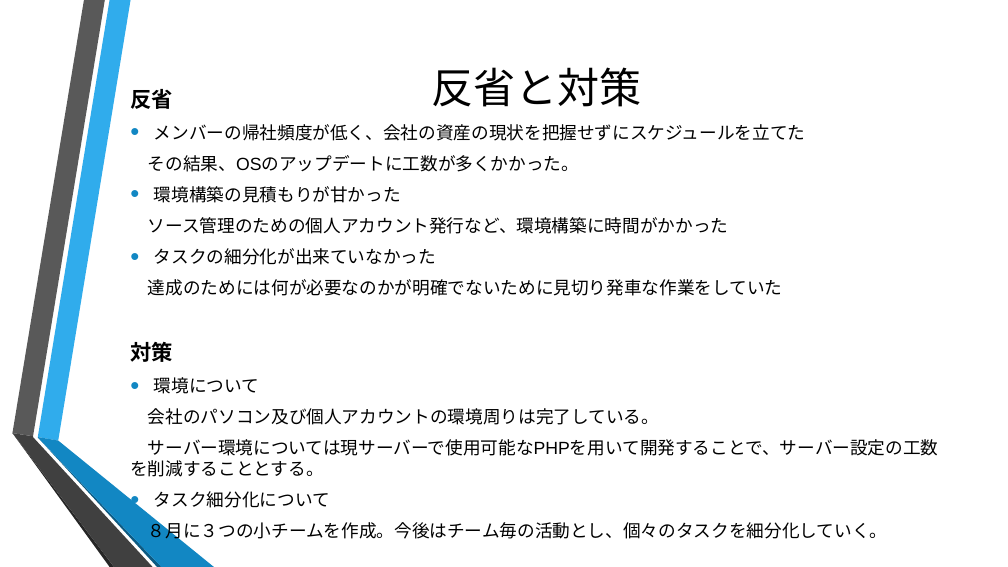
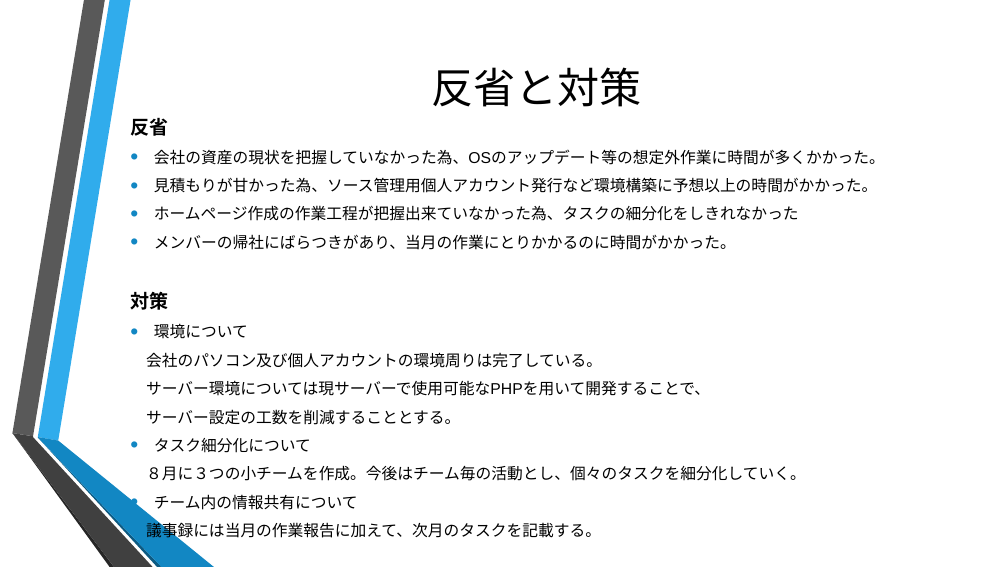
Before and after one commit to aimProjects/home-page-top, a slide deck: slide 7 of ２０１８年サイトリニューアル発表.pptx (slide 8 before the commit). Drawn at 1008x567 pixels with LibreOffice and Linux fonts; fonts in the diff are those of the drawing; background and template pictures are left out. Boxes give left, top, right and bottom in pixels: in the first picture for what was removed or moved away, otherwise in the second. Text is boxed around its words. In the diff, an @@ line names an element or a change of style, - is before the commit and + after.

```diff
--- a/２０１８年サイトリニューアル発表.pptx
+++ b/２０１８年サイトリニューアル発表.pptx
@@ text at box(130, 117, 806, 481): size 20.3 to 18.1 pt in "反省", "対策"; size 16.8 to 15 pt in "環境について", "会社のパソコン及び個人アカウントの環境周りは完了している。", "タスク細分化について", "８月に３つの小チームを作成。今後はチーム毎の活動とし、個々のタスクを細分化していく。" @@
@@ text at box(154, 149, 885, 250): text changed; size 16.8 to 15 pt @@
-• メンバーの帰社頻度が低く、会社の資産の現状を把握せずにスケジュールを立てた
-その結果、OSのアップデートに工数が多くかかった。
-• 環境構築の見積もりが甘かった
-ソース管理のための個人アカウント発行など、環境構築に時間がかかった
-• タスクの細分化が出来ていなかった
-達成のためには何が必要なのかが明確でないために見切り発車な作業をしていた
+• 会社の資産の現状を把握していなかった為、OSのアップデート等の想定外作業に時間が多くかかった。
+• 見積もりが甘かった為、ソース管理用個人アカウント発行など環境構築に予想以上の時間がかかった。
+• ホームページ作成の作業工程が把握出来ていなかった為、タスクの細分化をしきれなかった
+• メンバーの帰社にばらつきがあり、当月の作業にとりかかるのに時間がかかった。
@@ text at box(146, 380, 710, 425): text changed; size 16.8 to 15 pt @@
-サーバー環境については現サーバーで使用可能なPHPを用いて開発することで、サーバー設定の工数を削減することとする。
+サーバー環境については現サーバーで使用可能なPHPを用いて開発することで、
+サーバー設定の工数を削減することとする。
@@ text at box(146, 494, 601, 541): paragraphs added @@
+• チーム内の情報共有について
+議事録には当月の作業報告に加えて、次月のタスクを記載する。
```
Also in this commit, not shown: 4 other slides changed, 1 slide removed.
